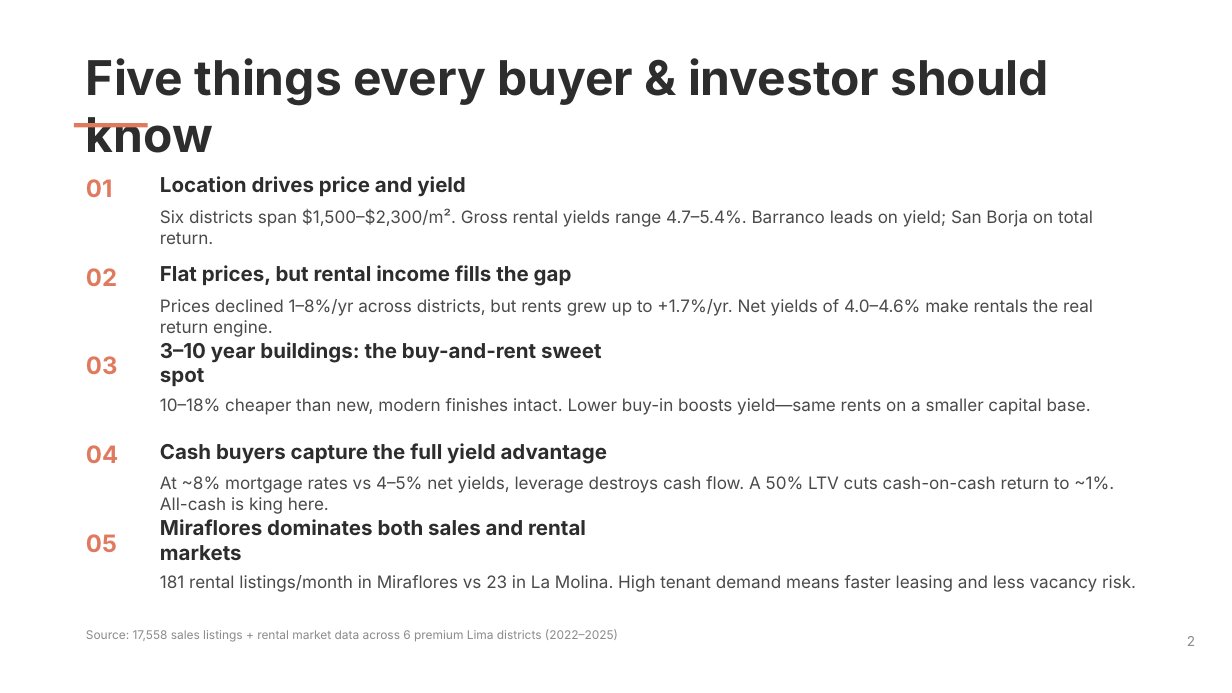
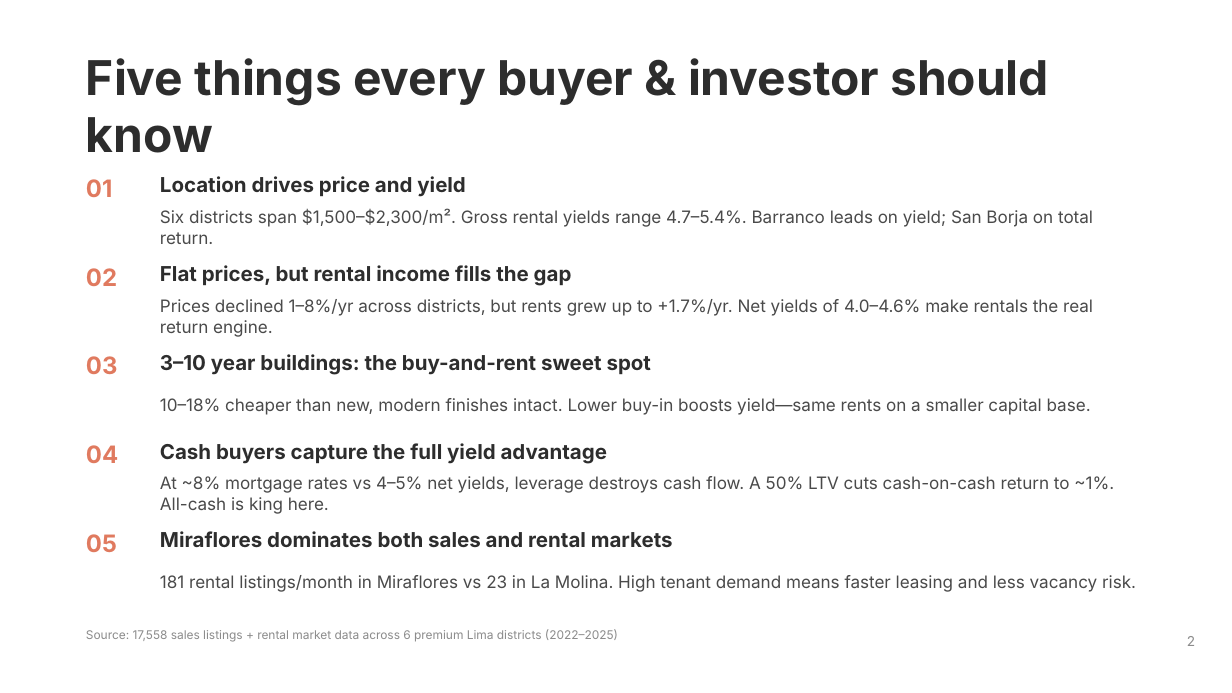
Before and after one commit to Carlos-A-Y/lima-capital-site, a slide deck: slide 2 of assets/Lima_Market_Redesigned.pptx. Drawn at 1232x693 pixels with LibreOffice and Linux fonts; fonts in the diff are those of the drawing. Boxes give left, top, right and bottom in pixels: in the first picture for what was removed or moved away, otherwise in the second. Text is boxed around its words. In the diff, an @@ line names an element or a change of style, - is before the commit and + after.

```diff
--- a/assets/Lima_Market_Redesigned.pptx
+++ b/assets/Lima_Market_Redesigned.pptx
@@ rectangle removed at <box>74,123,148,128</box> @@
@@ text "3–10 year buildings: the buy-and-rent ..." rewrapped from <box>160,342,602,386</box> to <box>160,354,651,375</box> @@
@@ text "Miraflores dominates both sales and ..." rewrapped from <box>160,519,586,560</box> to <box>160,531,673,547</box> @@
```
Also in this commit, not shown: 2 other files.
